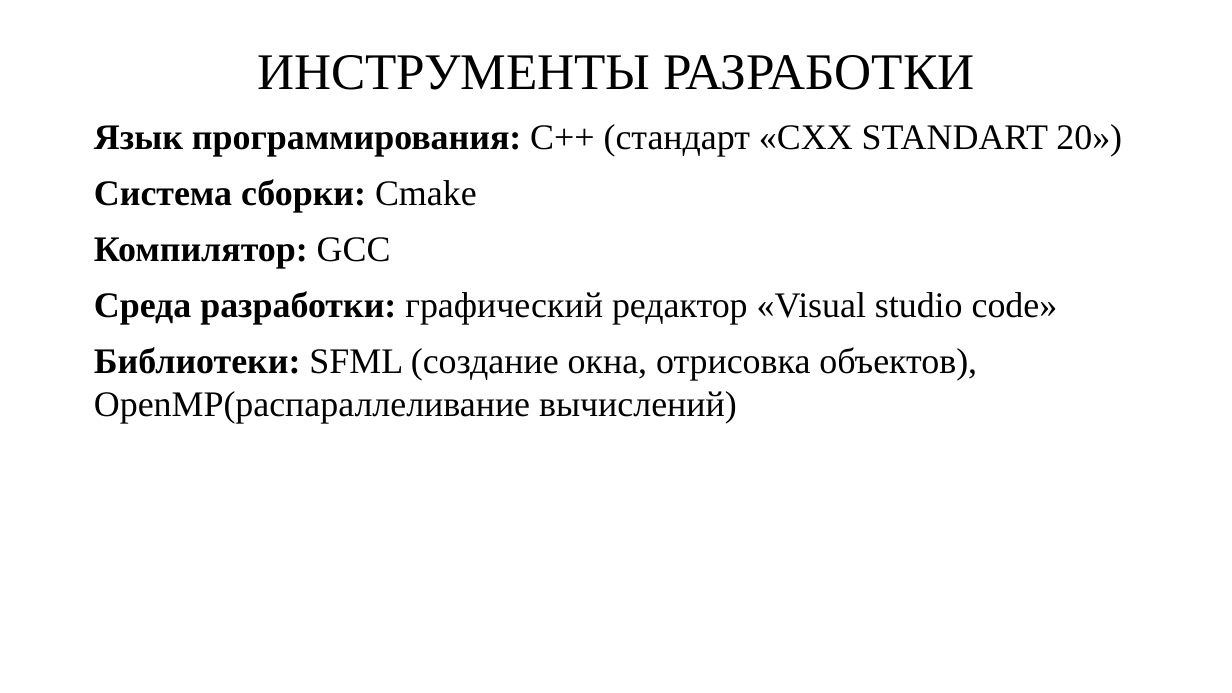
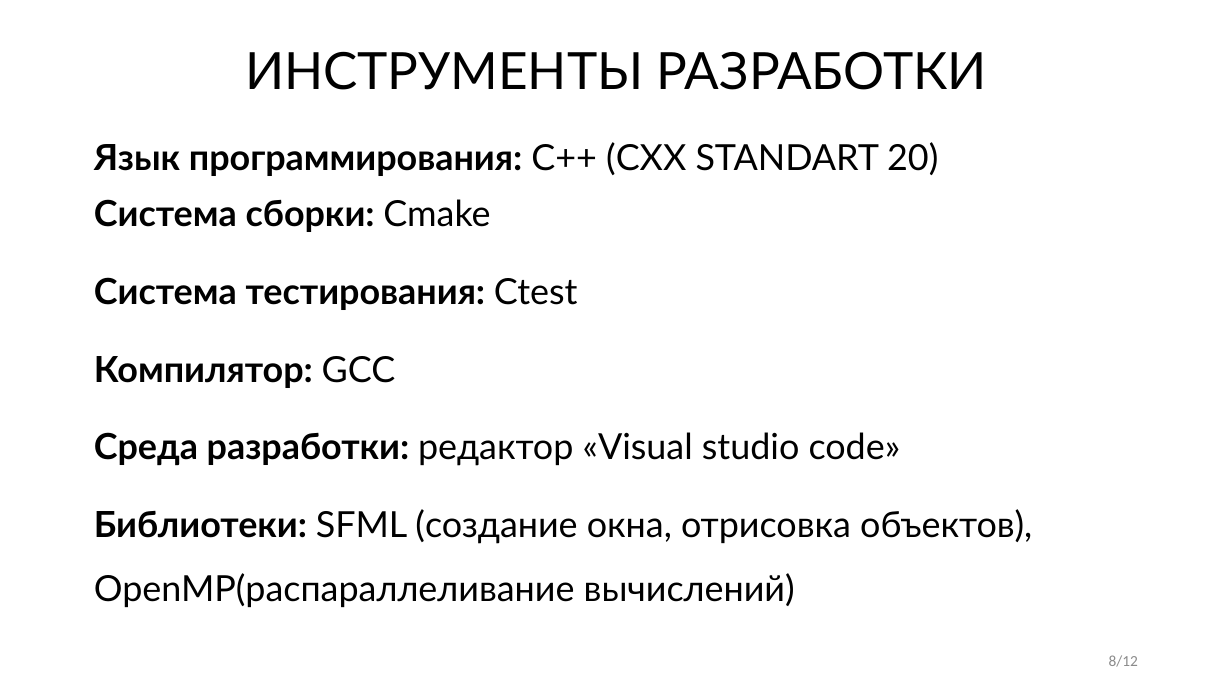
Before and after one commit to molo4kaPlus/particle_benchmark, a slide deck: slide 8 of docs/КузьминГО_курсовая.pptx (slide 6 before the commit). Drawn at 1232x693 pixels with LibreOffice and Linux fonts; fonts in the diff are those of the drawing. Boxes give left, top, right and bottom in pixels: in the first picture for what was removed or moved away, otherwise in the second. Text is boxed around its words. In the diff, an @@ line names an element or a change of style, - is before the commit and + after.

```diff
--- a/docs/КузьминГО_курсовая.pptx
+++ b/docs/КузьминГО_курсовая.pptx
@@ title "ИНСТРУМЕНТЫ РАЗРАБОТКИ" at [245,51,987,90]: font Times New Roman to Lato @@
@@ text at [94,142,938,176]: text changed; font Times New Roman to Lato; bold on @@
-Язык программирования: C++ (стандарт «CXX STANDART 20»)
+Язык программирования: C++ (CXX STANDART 20)
@@ text at [94,199,1032,607]: font Times New Roman to Lato in "Система сборки: Cmake", "Компилятор: GCC", "Библиотеки: SFML (создание окна, отрисовка объектов), OpenMP ..."; line spacing 1 to 1.5 @@
@@ text at [94,277,578,310]: paragraph added @@
+Система тестирования: Ctest
@@ text at [94,432,901,466]: text changed; font Times New Roman to Lato @@
-Среда разработки: графический редактор «Visual studio code»
+Среда разработки: редактор «Visual studio code»
@@ page number added at [1109,655,1138,667], 12 pt, text #8C8C8C @@
+8/12
```
Also in this commit, not shown: 9 other slides changed, 2 slides added, 2 other files.
